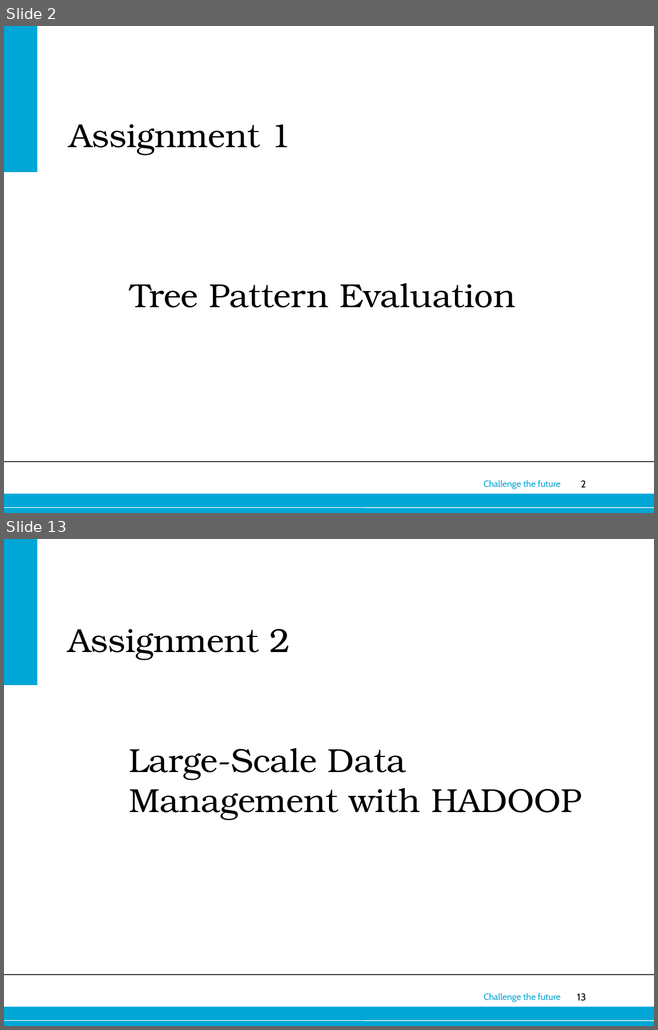
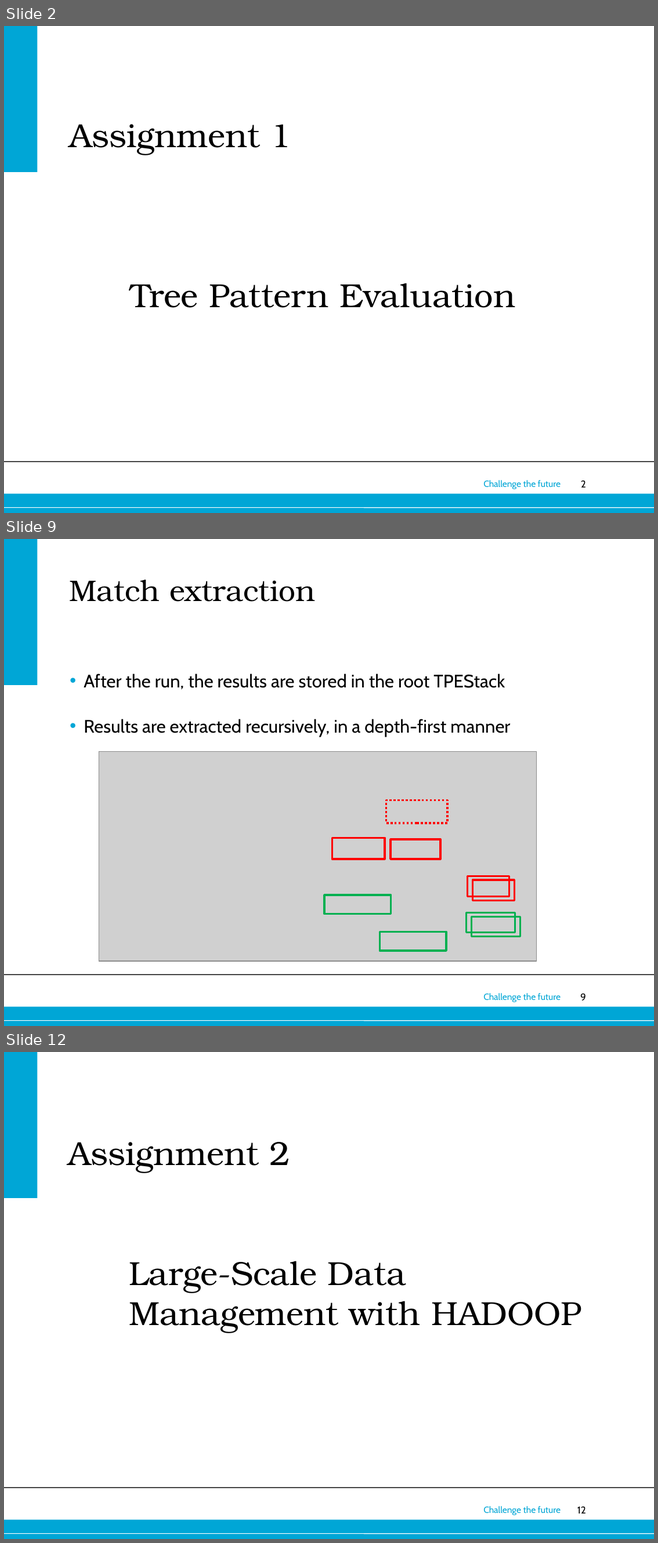
Before and after one commit to ioanajivet/wdm, a slide deck: presentation/presentation web.pptx. Shown one above the other, each under a label of ours: slides 2 and 13 before the commit, slides 2, 9 and 12 after it; the slides between them are not shown. The pictures are 658x1030 and 658x1543 pixels, drawn with LibreOffice and Linux fonts; fonts in the diff are those of the drawing; grey boxes stand for pictures; background and template pictures are left out. Boxes give left, top, right and bottom in pixels: in the first picture for what was removed or moved away, otherwise in the second. Text is boxed around its words. In the diff, an @@ line names an element or a change of style, - is before the commit and + after.

```diff
--- a/presentation/presentation web.pptx
+++ b/presentation/presentation web.pptx
@@ slide 9 added at box(4, 539, 654, 1026), background #FFFFFF; not listed: 6 template elements that a slide beside it also shows @@
@@ title added at box(69, 580, 315, 602), 33 pt, text #000000 @@
+Match extraction
@@ text added at box(83, 674, 510, 737), 20 pt, text #000000 @@
+• After the run, the results are stored in the root TPEStack
+• Results are extracted recursively, in a depth-first manner
@@ picture added at box(99, 751, 536, 961) @@
@@ rectangle added at box(386, 800, 447, 823), outline #FF0000 2.25 pt dashed @@
@@ rectangle added at box(332, 838, 384, 859), outline #FF0000 2.25 pt @@
@@ rectangle added at box(390, 840, 441, 859), outline #FF0000 2.25 pt @@
@@ rectangle added at box(467, 876, 509, 897), outline #FF0000 2.25 pt @@
@@ rectangle added at box(473, 880, 514, 901), outline #FF0000 2.25 pt @@
@@ rectangle added at box(324, 895, 390, 914), outline #00B050 2.25 pt @@
@@ rectangle added at box(466, 913, 514, 933), outline #00B050 2.25 pt @@
@@ rectangle added at box(471, 917, 520, 936), outline #00B050 2.25 pt @@
@@ rectangle added at box(379, 932, 446, 951), outline #00B050 2.25 pt @@
@@ what was slide 13 is now slide 12 @@
@@ page number at box(577, 1507, 586, 1514): text changed @@
-13
+12
```
Also in this commit, not shown: 5 slides changed, 3 other slides added, 5 slides removed.
